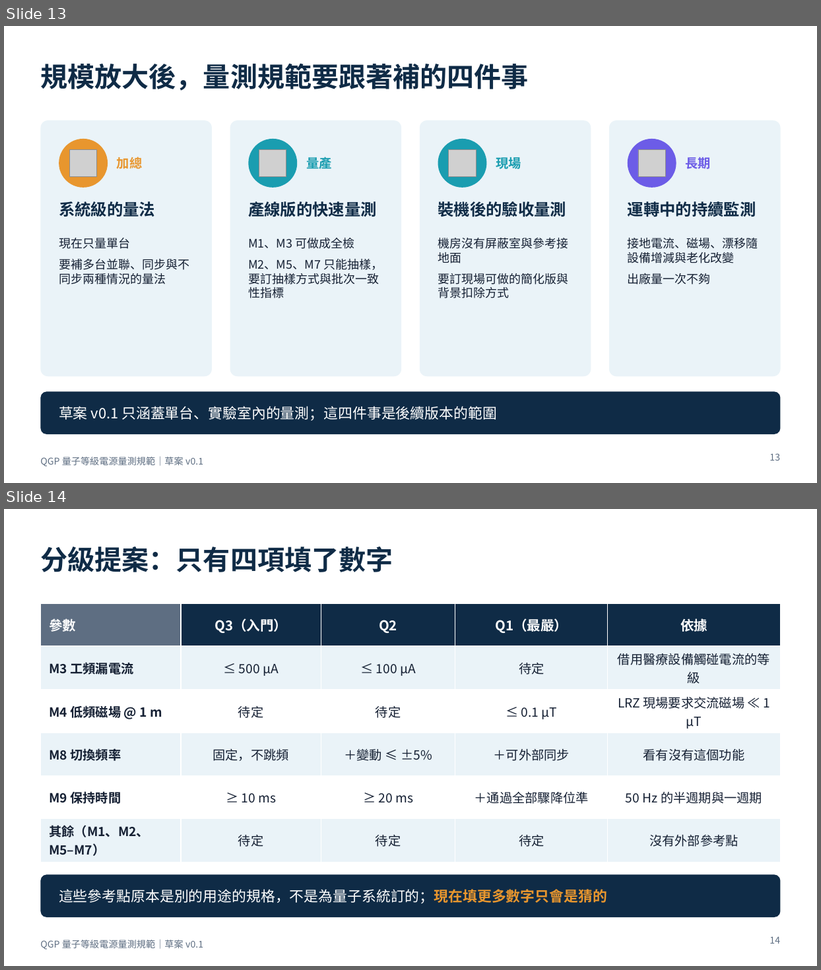
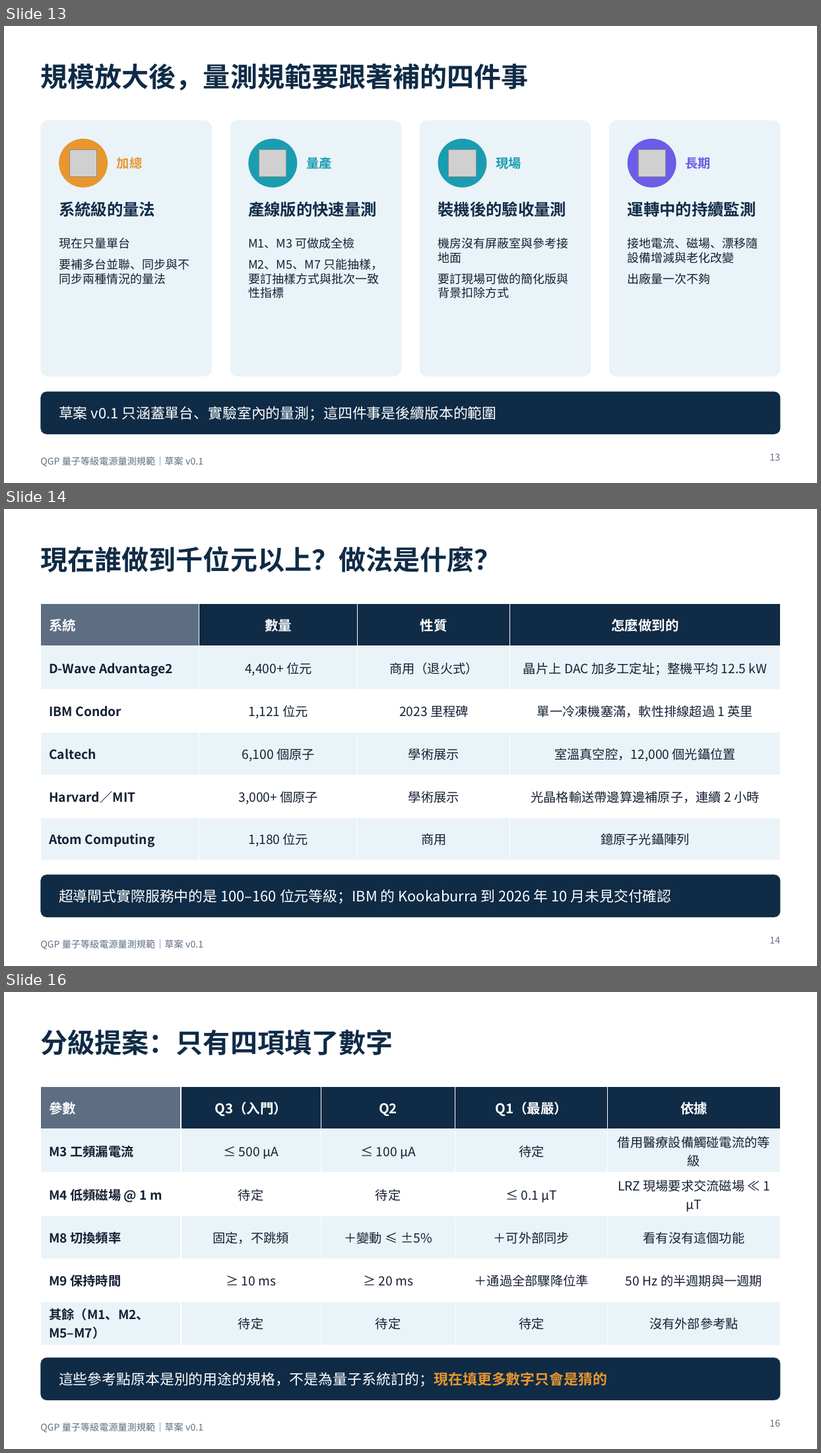
Before and after one commit to pcpcchen-coder/QuantumComputing, a slide deck: slides/output/qgp-measurement-spec.pptx. Shown one above the other, each under a label of ours: slides 13 and 14 before the commit, slides 13, 14 and 16 after it; the slides between them are not shown. The pictures are 821x970 and 821x1453 pixels, drawn with LibreOffice and Linux fonts; fonts in the diff are those of the drawing; grey boxes stand for pictures. Boxes give left, top, right and bottom in pixels: in the first picture for what was removed or moved away, otherwise in the second. Text is boxed around its words. In the diff, an @@ line names an element or a change of style, - is before the commit and + after.

```diff
--- a/slides/output/qgp-measurement-spec.pptx
+++ b/slides/output/qgp-measurement-spec.pptx
@@ slide 14 added at [4,509,817,966], background #FFFFFF; not listed: 1 template element that a slide beside it also shows @@
@@ title added at [40,546,501,572], 32 pt, text #0F2B46, bold @@
+現在誰做到千位元以上？做法是什麼？
@@ table added at [40,603,781,850], 6 rows, 4 columns @@
+系統 | 數量 | 性質 | 怎麼做到的
+D-Wave Advantage2 | 4,400+ 位元 | 商用（退火式） | 晶片上 DAC 加多工定址；整機平均 12.5 kW
+IBM Condor | 1,121 位元 | 2023 里程碑 | 單一冷凍機塞滿，軟性排線超過 1 英里
+Caltech | 6,100 個原子 | 學術展示 | 室溫真空腔，12,000 個光鑷位置
+Harvard／MIT | 3,000+ 個原子 | 學術展示 | 光晶格輸送帶邊算邊補原子，連續 2 小時
+Atom Computing | 1,180 位元 | 商用 | 鐿原子光鑷陣列
@@ rounded rectangle added at [40,875,781,918], fill #0F2B46 @@
@@ text added at [59,889,672,904], 17 pt, text #FFFFFF @@
+超導閘式實際服務中的是 100–160 位元等級；IBM 的 Kookaburra 到 2026 年 10 月未見交付確認
@@ page number added at [770,937,780,944], 11 pt, text #5E6E82 @@
+14
@@ what was slide 14 is now slide 16 @@
@@ page number at [770,1420,780,1427]: text changed @@
-14
+16
```
Also in this commit, not shown: 1 other slide added, 5 other files.
